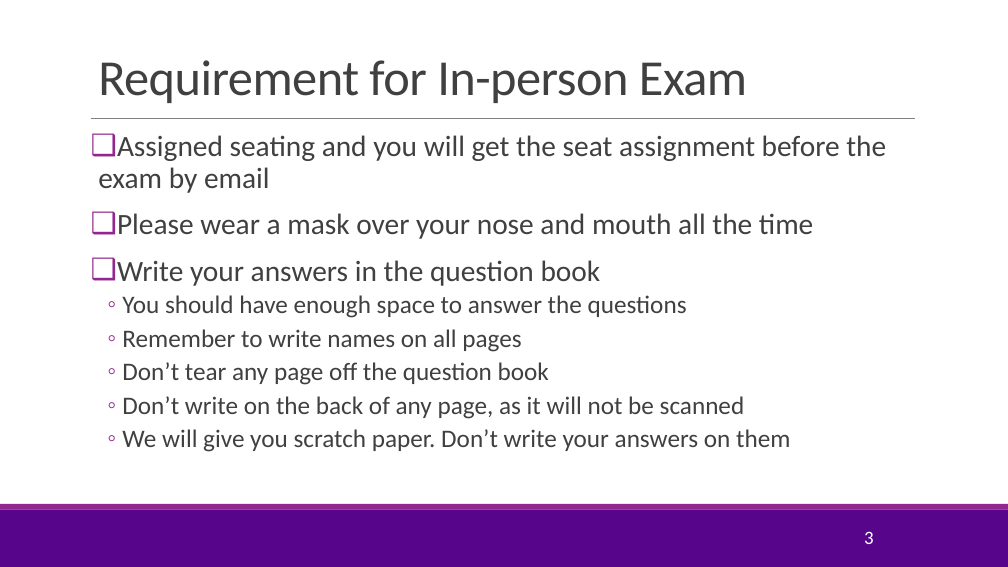
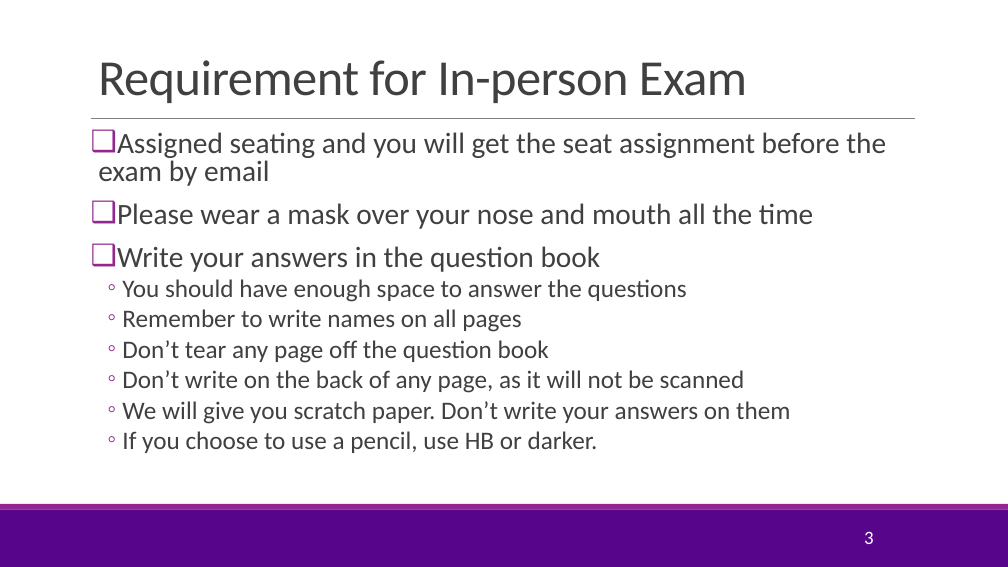
Before and after one commit to pliugithub/MachineLearning, a slide deck: slide 3 of lectures/Lect07_Optim.pptx. Drawn at 1008x567 pixels with LibreOffice and Linux fonts; fonts in the diff are those of the drawing; background and template pictures are left out. Boxes give left, top, right and bottom in pixels: in the first picture for what was removed or moved away, otherwise in the second. Text is boxed around its words. In the diff, an @@ line names an element or a change of style, - is before the commit and + after.

```diff
--- a/lectures/Lect07_Optim.pptx
+++ b/lectures/Lect07_Optim.pptx
@@ text at [98,132,886,424]: line spacing 0.9 to 0.8 @@
@@ text at [122,431,598,453]: paragraph added @@
+  ◦ If you choose to use a pencil, use HB or darker.
```
Also in this commit, not shown: 1 other slide changed, 1 slide removed, 1 other file.
